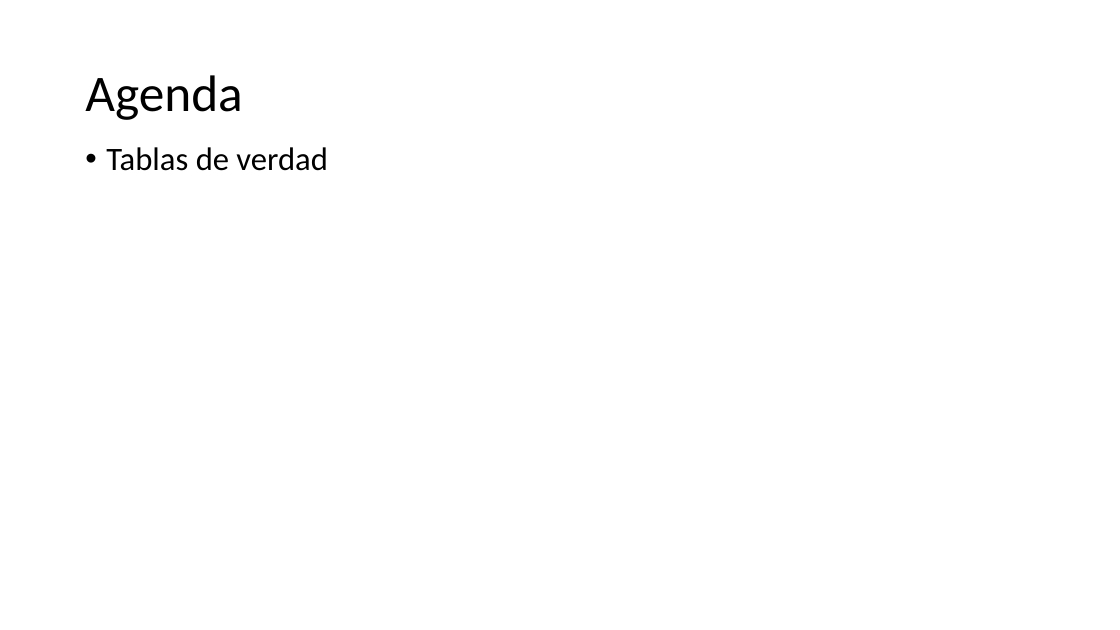
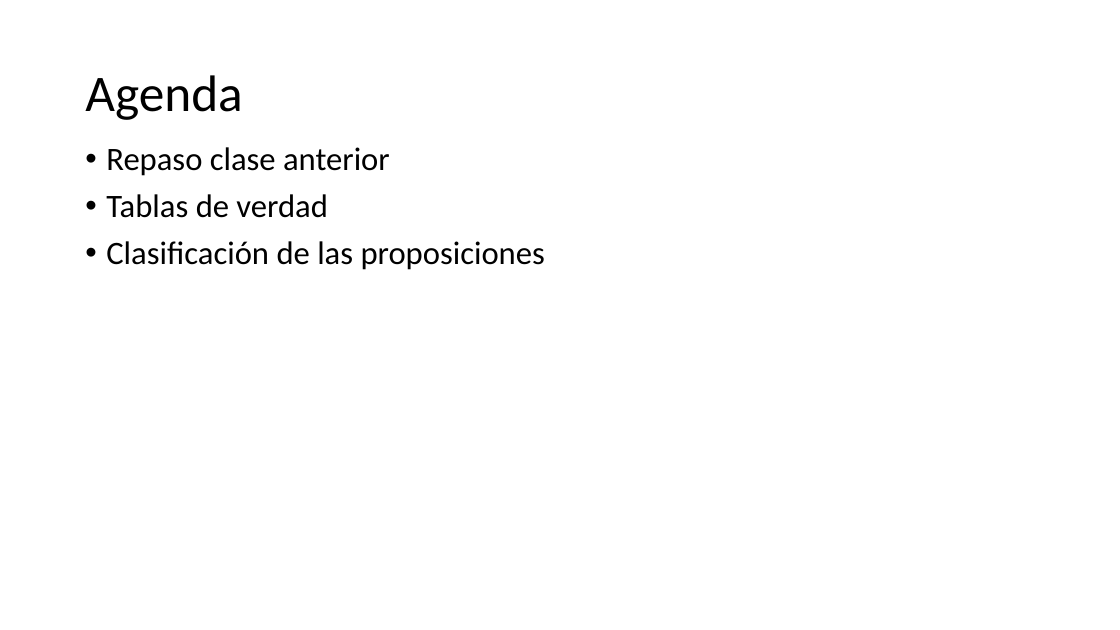
Before and after one commit to discretas1-udea/apuntes_clases_2026-2, a slide deck: slide 3 of clase-04/apuntes_clase4.pptx. Drawn at 1120x630 pixels with LibreOffice and Linux fonts; fonts in the diff are those of the drawing. Boxes give left, top, right and bottom in pixels: in the first picture for what was removed or moved away, otherwise in the second. Text is boxed around its words. In the diff, an @@ line names an element or a change of style, - is before the commit and + after.

Commit message:
Clase 4 actualizada

```diff
--- a/clase-04/apuntes_clase4.pptx
+++ b/clase-04/apuntes_clase4.pptx
@@ text at box(106, 147, 390, 176): paragraph added @@
+• Repaso clase anterior
@@ text at box(106, 241, 545, 270): paragraph added @@
+• Clasificación de las proposiciones
```
Also in this commit, not shown: 7 other slides changed, 12 slides added, 3 other files.
